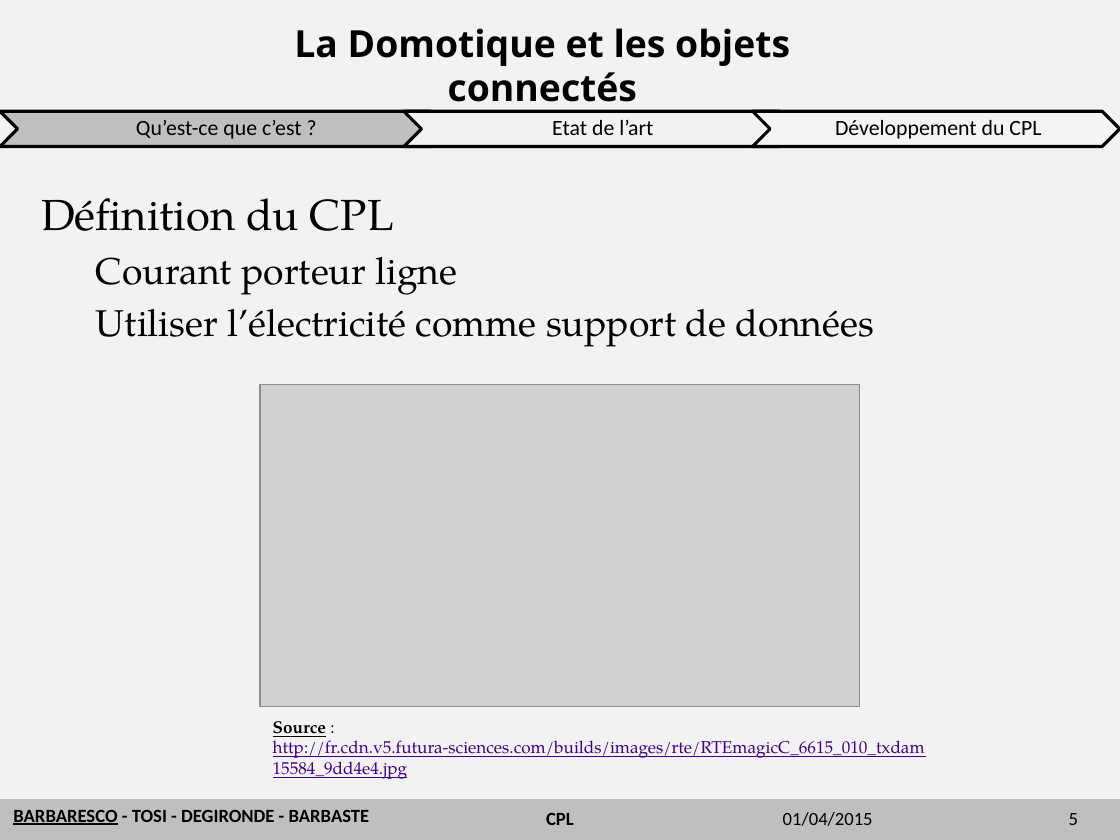
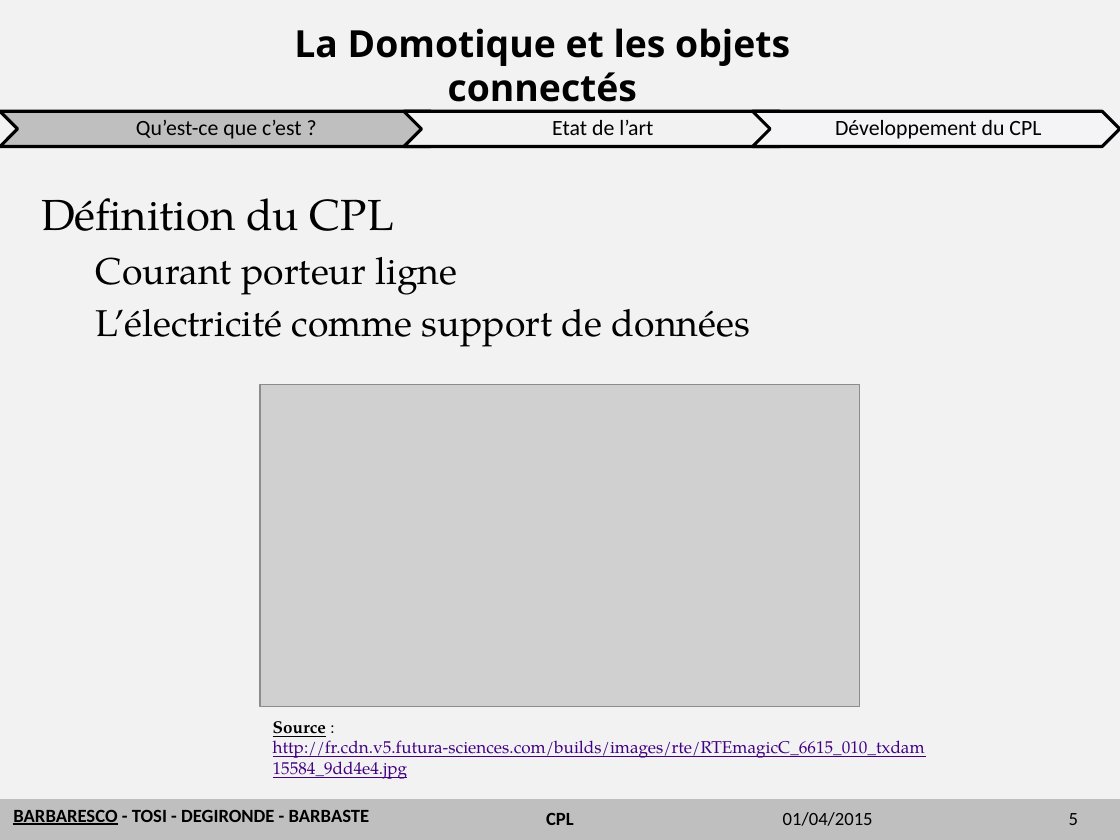
Before and after one commit to emeric254/BETelecomsCPL2014, a slide deck: slide 5 of diapo/CPL.pptx. Drawn at 1120x840 pixels with LibreOffice and Linux fonts; fonts in the diff are those of the drawing; grey boxes stand for pictures; background and template pictures are left out. Boxes give left, top, right and bottom in pixels: in the first picture for what was removed or moved away, otherwise in the second. Text is boxed around its words. In the diff, an @@ line names an element or a change of style, - is before the commit and + after.

```diff
--- a/diapo/CPL.pptx
+++ b/diapo/CPL.pptx
@@ text at [96, 309, 750, 347]: text changed @@
-  Utiliser l’électricité comme support de données
+  L’électricité comme support de données
```
Also in this commit, not shown: 2 other slides changed, 41 other files.
